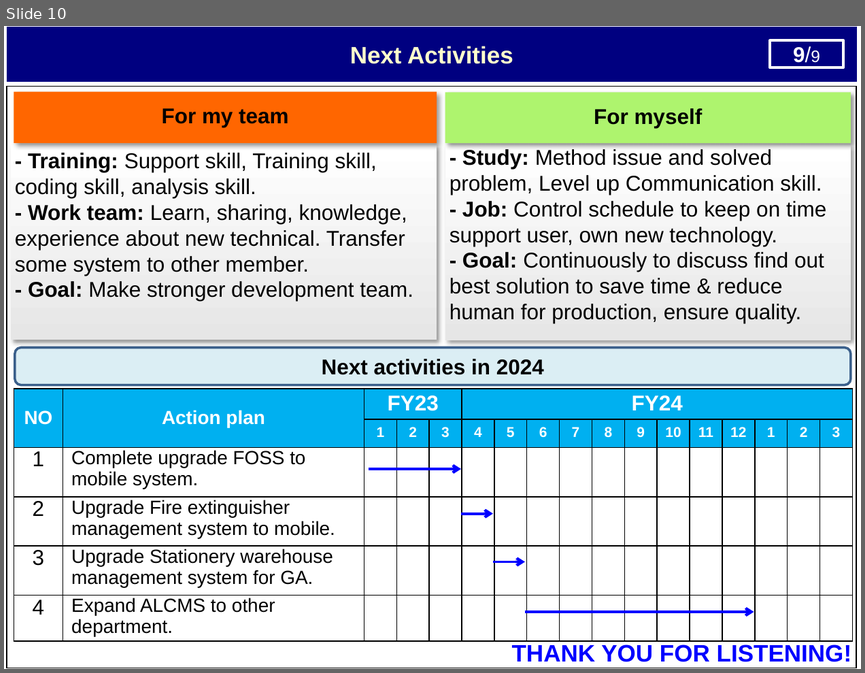
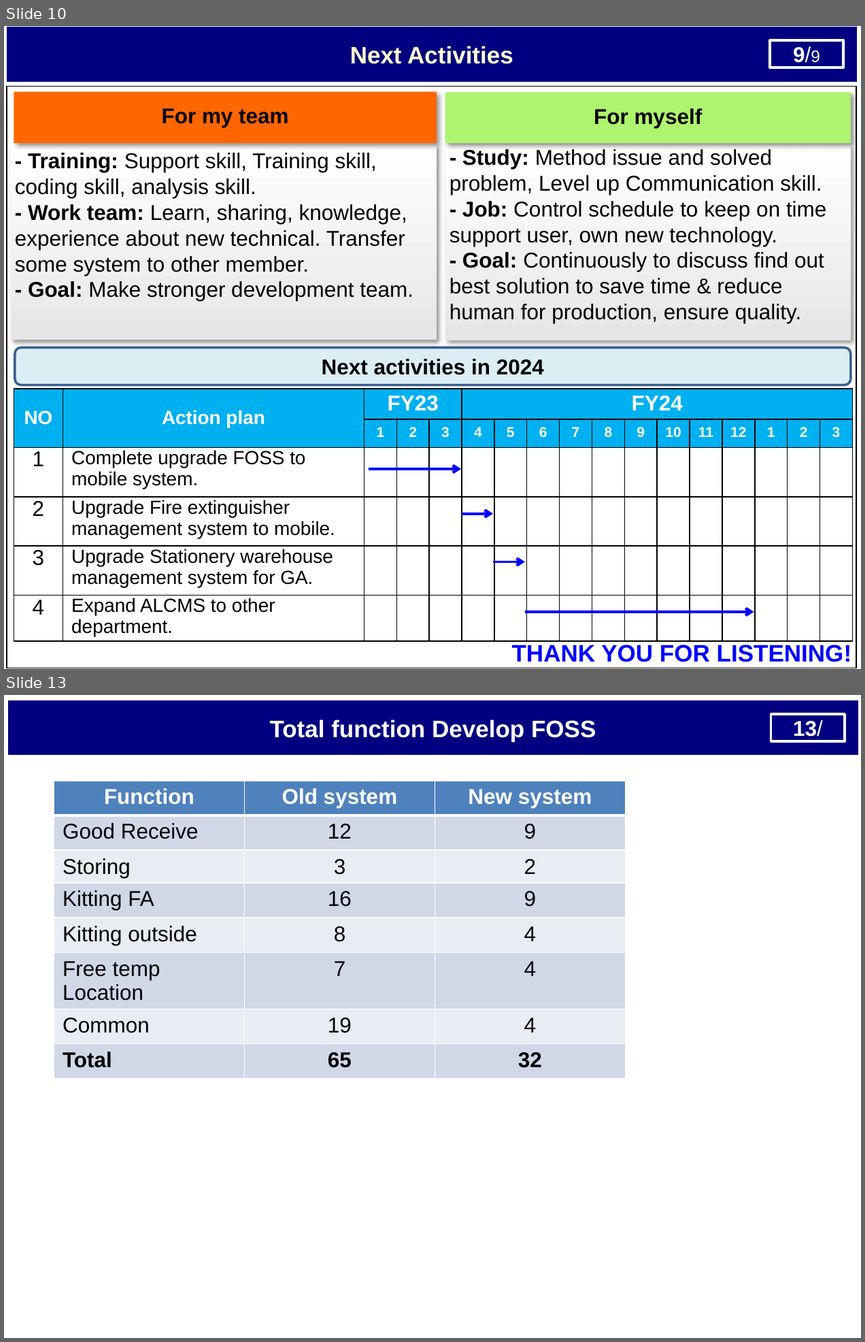
Before and after one commit to thietbicongnghevietnam/ReportPSNV, a slide deck: Report_Nguyen Nhu Minh.pptx. Shown one above the other, each under a label of ours: slide 10 before the commit, slides 10 and 13 after it; the slides between them are not shown. The pictures are 865x673 and 865x1342 pixels, drawn with LibreOffice and Linux fonts; fonts in the diff are those of the drawing. Boxes give left, top, right and bottom in pixels: in the first picture for what was removed or moved away, otherwise in the second. Text is boxed around its words. In the diff, an @@ line names an element or a change of style, - is before the commit and + after.

```diff
--- a/Report_Nguyen Nhu Minh.pptx
+++ b/Report_Nguyen Nhu Minh.pptx
@@ slide 13 added at box(4, 695, 861, 1338), background #FFFFFF @@
@@ rectangle added at box(8, 701, 857, 755), fill #000080, outline #000080 0.75 pt, 20 pt, text #FFFFFF, bold @@
+Total function Develop FOSS
@@ rectangle added at box(771, 714, 844, 741), outline #FFFFFF 2 pt, 18 pt, text #FFFFFF, bold @@
+13/
@@ table added at box(54, 781, 624, 1083), 8 rows, 3 columns @@
+Function | Old system | New system
+Good Receive | 12 | 9
+Storing | 3 | 2
+Kitting FA | 16 | 9
+Kitting outside | 8 | 4
+Free temp Location | 7 | 4
+Common | 19 | 4
+Total | 65 | 32
```
Also in this commit, not shown: 3 slides changed, 3 other slides added, 1 other file.
